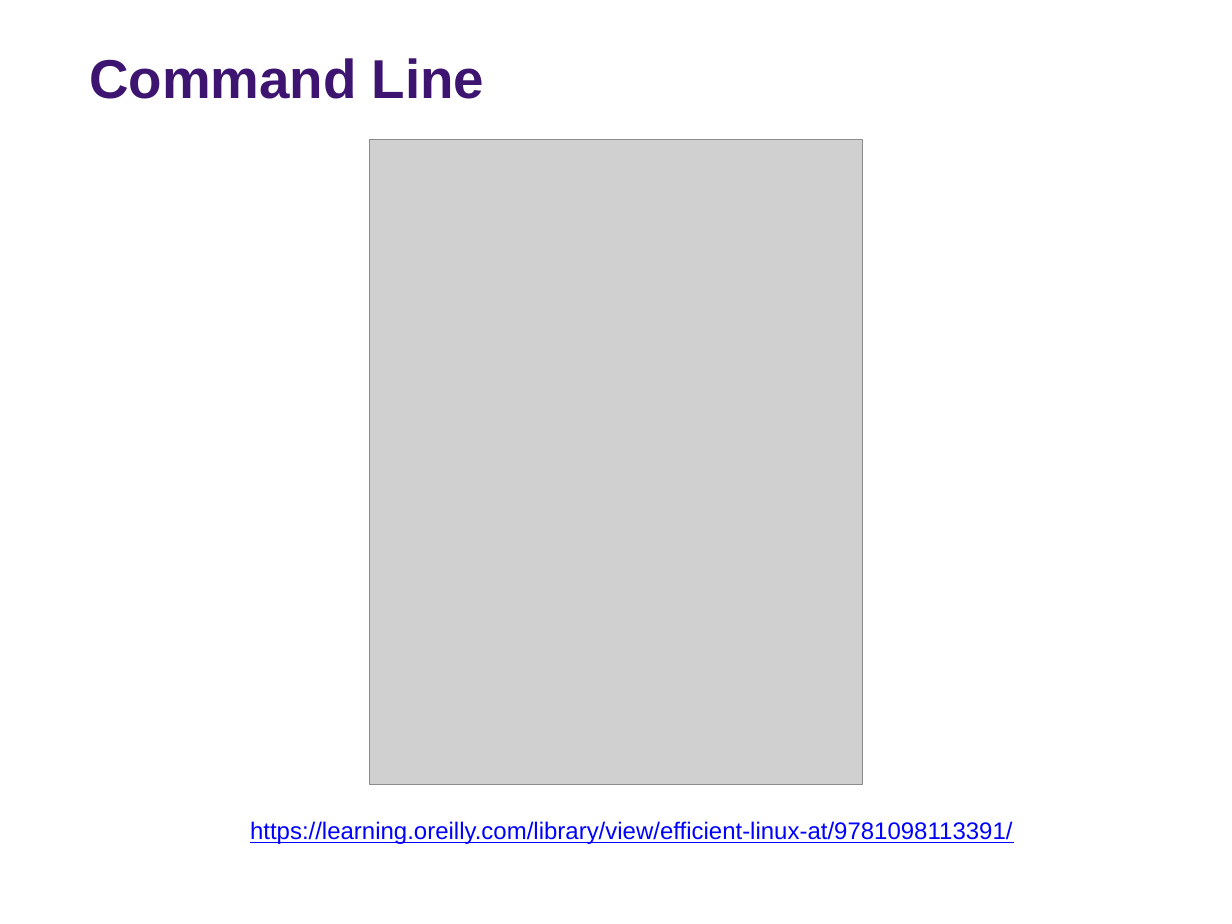
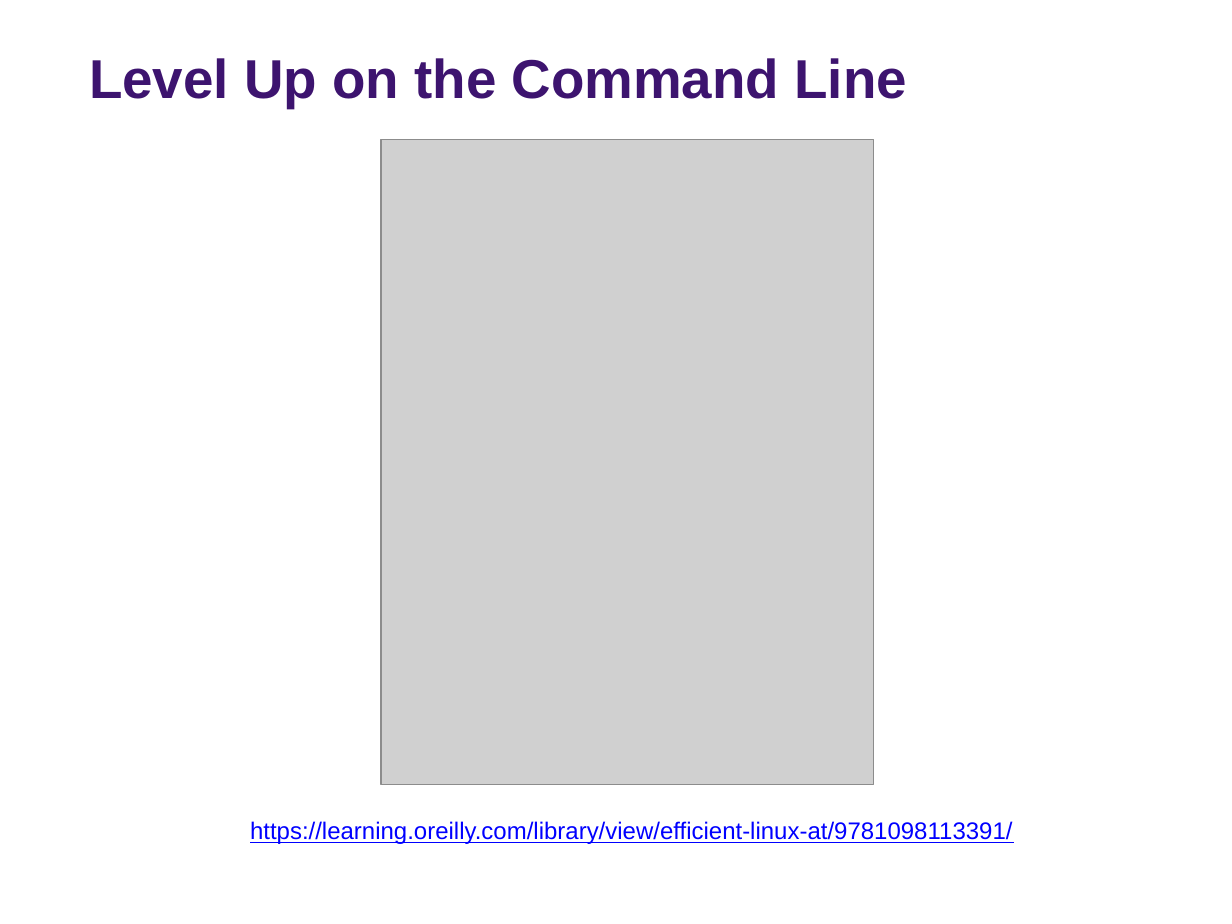
Before and after one commit to rs-kellogg/2023-phd-workshop, a slide deck: slide 6 of session-1/Session 1 - KLC Introduction.pptx (slide 5 before the commit). Drawn at 1232x924 pixels with LibreOffice and Linux fonts; fonts in the diff are those of the drawing; grey boxes stand for pictures; background and template pictures are left out. Boxes give left, top, right and bottom in pixels: in the first picture for what was removed or moved away, otherwise in the second. Text is boxed around its words. In the diff, an @@ line names an element or a change of style, - is before the commit and + after.

```diff
--- a/session-1/Session 1 - KLC Introduction.pptx
+++ b/session-1/Session 1 - KLC Introduction.pptx
@@ title at <box>89,58,906,108</box>: text changed @@
-Command Line
+Level Up on the Command Line
@@ picture: place and size @@
-picture at <box>370,139,862,785</box>
+picture at <box>381,139,873,785</box>
```
Also in this commit, not shown: 1 other slide changed, 1 slide added.
